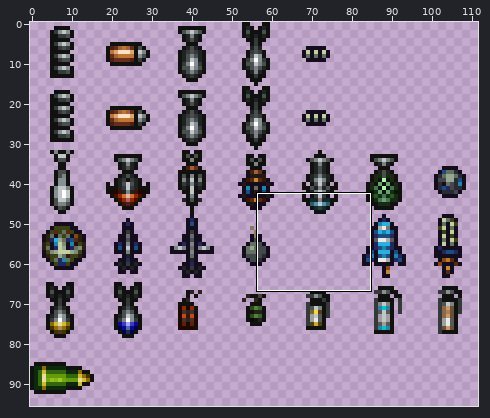
Two versions of one sprite sheet, TerritoryControl_Structures/Entities/Structures/Factories/BombAssembler/BombAssemblerIcons.png. The picture above shows the old version from afar; the outline marks the close-up.
Close-up. Before:
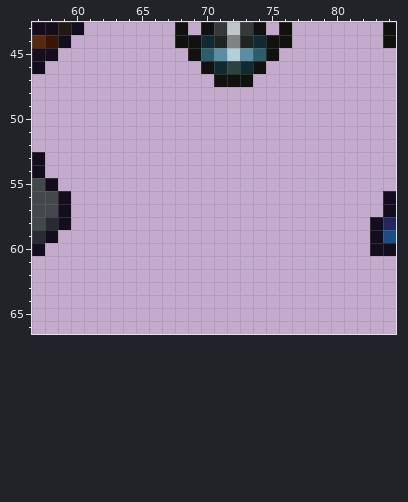
The file is 112x96 pixels. Colours within 5 levels of each other are drawn and written as one. Shown: x 57..84, y 43..66. The old version is drawn lined up with the new one. The commit also changed other parts of the picture, which this record leaves out.
After the commit:
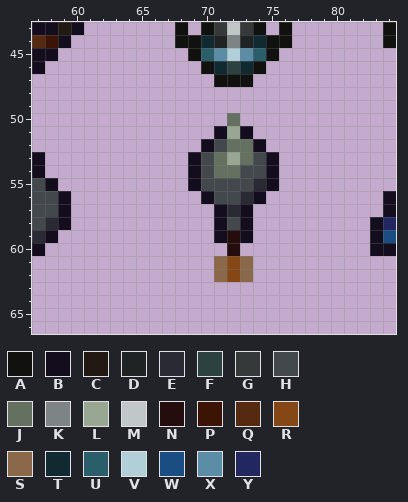
Palette (. is transparent): A #11120f  B #130d1d  C #211912  D #202323  E #2a2a34  F #2c4241  G #353939  H #42484b  J #647160  K #7e8485  L #97a792  M #c1c6c8  N #260d0d  P #3b1406  Q #552a11  R #844715  S #8b6849  T #112a31  U #2b5e6b  V #b1cfd8  W #1a4e83  X #5c8da6  Y #222760
Diff:
drawings rearranged on the sheet (the old picture shows each at its new place; 6 dropped ones are not shown)
@@ x 67..77 @@
 49 ...........
-50 ...........
-51 ...........
-52 ...........
-53 ...........
-54 ...........
-55 ...........
-56 ...........
-57 ...........
-58 ...........
-59 ...........
-60 ...........
-61 ...........
-62 ...........
+50 .....J.....
+51 ....BLB....
+52 ...BHJJB...
+53 ..BHJLJHB..
+54 ..BHJJHHB..
+55 ..BHHHHEB..
+56 ...BHHEB...
+57 ....BEB....
+58 ....BHB....
+59 ....BNB....
+60 .....N.....
+61 ....SRS....
+62 ....SRS....
 63 ...........
Pixel boxes of the changes (left, top, right, bottom) in both close-ups:
added: (188, 113, 279, 282)
